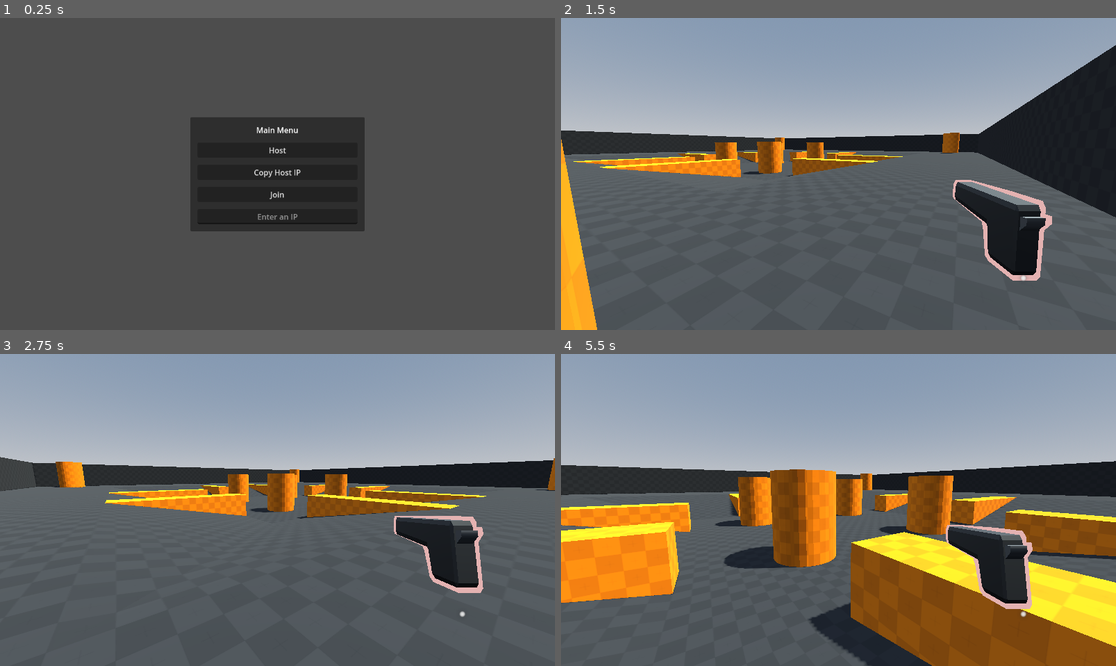
Above: before the commit, frames 1-4 (two rows, left to right).
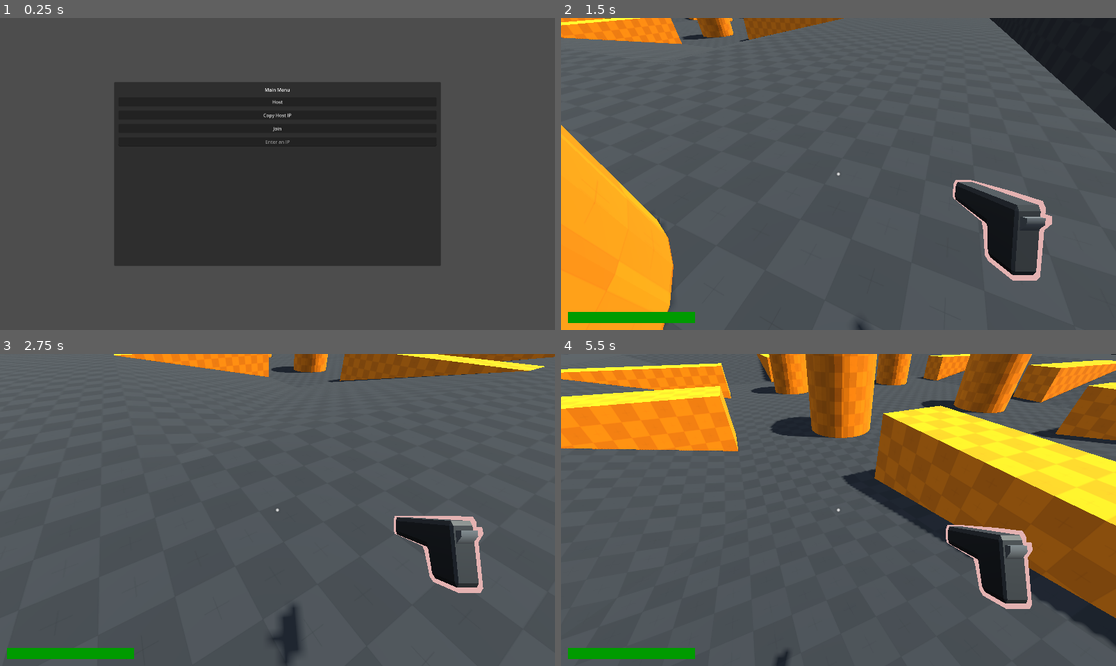
Above: after the commit, the same moments.

Repository: NoxLoveYa/3DFpsGodot
Game: Godot game, scene res://Main.tscn
Two runs of this game, one before a commit and one after it. Both use one fixed random seed, a clock stepped at 60 frames per second and the inputs below.
Inputs (mouse positions are in pixels of both pictures, inside the frame that each line leads up to):
- Up to frame 1 (0.25 s): no input
- Up to frame 2 (1.5 s): click "Host" at 0.5 s; move the mouse to (866, 174) at 1.27 s; press the mouse at (866, 174) at 1.28 s; hold W (move_forward) from 1.28 s (still down)
- Up to frame 3 (2.75 s): keep holding W (move_forward); tap Space (move_jump) at 1.52, 2.27 s; move the mouse to (249, 510) at 2.02 s; release the mouse at (249, 510) at 2.03 s; click (249, 510) at 2.1 s
- Up to frame 4 (5.5 s): keep holding W (move_forward); move the mouse to (849, 503) at 2.77 s; press the mouse at (849, 503) at 2.78 s; move the mouse to (832, 516) at 3.52 s; release the mouse at (832, 516) at 3.53 s; click (832, 516) at 3.6 s; tap Space (move_jump) at 3.77, 4.52, 5.27 s; move the mouse to (877, 513) at 4.27 s; press the mouse at (877, 513) at 4.28 s; move the mouse to (794, 506) at 5.02 s; release the mouse at (794, 506) at 5.03 s; click (794, 506) at 5.1 s

The runs differ from the first frame. In frame 1, 23% of the frame differs, in the area x 20-80%, y 20-80%; in frame 2, 56%; in frame 3, 48%; in frame 4, 77%, in the area x 0-100%, y 0-100%.
Error after the commit: Assertion failed: UPNP Discover Failed! Error 24 (res://Main.gd:83)

Commit message:
fixed collisions added upnp

Diff:
--- a/Main.gd
+++ b/Main.gd
@@ -26,6 +26,7 @@
 	multiplayer.peer_connected.connect(add_player)
 	multiplayer.peer_disconnected.connect(remove_player)
 	add_player(multiplayer.get_unique_id())
+	upnp_setup()
 
 func _on_join_button_pressed():
 	main_menu.hide()
@@ -74,3 +75,18 @@
 
 func get_random_spawn_point():
 	return map.get_node(str("Spawns/SpawnPoint", randi_range(1, map.get_node("Spawns").get_child_count())))
+
+func upnp_setup():
+	var upnp = UPNP.new()
+
+	var discover_result = upnp.discover()
+	assert(discover_result == UPNP.UPNP_RESULT_SUCCESS, \
+		"UPNP Discover Failed! Error %s" % discover_result)
+
+	assert(upnp.get_gateway() and upnp.get_gateway().is_valid_gateway(), \
+		"UPNP Invalid Gateway!")
+
+	var map_result = upnp.add_port_mapping(PORT)
+	assert(map_result == UPNP.UPNP_RESULT_SUCCESS, \
+		"UPNP Port Mapping Failed! Error %s" % map_result)
+	DisplayServer.clipboard_set(upnp.query_external_address())
--- a/Main.tscn
+++ b/Main.tscn
@@ -139,6 +139,14 @@
 rounded = true
 show_percentage = false
 
+[node name="PanelContainer" type="PanelContainer" parent="MultiplayerUI"]
+visible = false
+anchors_preset = 15
+anchor_right = 1.0
+anchor_bottom = 1.0
+grow_horizontal = 2
+grow_vertical = 2
+
 [node name="MultiplayerSpawner" type="MultiplayerSpawner" parent="."]
 _spawnable_scenes = PackedStringArray("res://Player.tscn", "res://pistol.tscn")
 spawn_path = NodePath("..")
--- a/Player.tscn
+++ b/Player.tscn
@@ -1,22 +1,13 @@
-[gd_scene load_steps=11 format=3 uid="uid://b3nr4faouxsdw"]
+[gd_scene load_steps=9 format=3 uid="uid://b3nr4faouxsdw"]
 
 [ext_resource type="Script" path="res://Player.gd" id="1_k87vv"]
 [ext_resource type="PackedScene" uid="uid://mvu16iyil8vx" path="res://Camera.tscn" id="2_0foyo"]
-[ext_resource type="Shader" path="res://Outline.gdshader" id="2_01yld"]
 [ext_resource type="PackedScene" uid="uid://2r45ad615jux" path="res://pistol.tscn" id="3_5mkm0"]
 [ext_resource type="PackedScene" uid="uid://dg6ippotwx2ee" path="res://HealthComponent.tscn" id="5_552k1"]
 
 [sub_resource type="CapsuleShape3D" id="CapsuleShape3D_g1pv6"]
 
-[sub_resource type="ShaderMaterial" id="ShaderMaterial_6u1p8"]
-render_priority = 0
-shader = ExtResource("2_01yld")
-shader_parameter/enabled = true
-shader_parameter/size = 2.5
-shader_parameter/outline_color = Color(0.721569, 0.572549, 0.713726, 1)
-
 [sub_resource type="StandardMaterial3D" id="StandardMaterial3D_cke2e"]
-next_pass = SubResource("ShaderMaterial_6u1p8")
 diffuse_mode = 3
 specular_mode = 1
 albedo_color = Color(0.737255, 0.458824, 0.34902, 1)
@@ -38,7 +29,7 @@
 properties/2/spawn = true
 properties/2/sync = true
 
-[node name="Player" type="CharacterBody3D" groups=["Player"]]
+[node name="Player" type="CharacterBody3D"]
 collision_layer = 2
 collision_mask = 4
 script = ExtResource("1_k87vv")
@@ -51,7 +42,7 @@
 skeleton = NodePath("../..")
 
 [node name="Camera" parent="." instance=ExtResource("2_0foyo")]
-transform = Transform3D(1, 0, 0, 0, 1, 0, 0, 0, 1, 0, 0.585312, -0.653553)
+transform = Transform3D(1, 0, 0, 0, 1, 0, 0, 0, 1, 0, 0.564, -0.35)
 current = false
 
 [node name="Pistol" parent="Camera" instance=ExtResource("3_5mkm0")]
@@ -60,7 +51,7 @@
 
 [node name="RayCast3D" type="RayCast3D" parent="Camera"]
 transform = Transform3D(1.91069e-15, 4.37114e-08, 1, 1, -4.37114e-08, 0, 4.37114e-08, 1, -4.37114e-08, 0, 0, 0)
-target_position = Vector3(0, -200, 0)
+target_position = Vector3(0, -500, 0)
 collision_mask = 6
 debug_shape_custom_color = Color(0.945098, 0.560784, 1, 1)
 
--- a/project.godot
+++ b/project.godot
@@ -17,7 +17,9 @@
 
 [display]
 
-window/size/mode=4
+window/size/viewport_width=1920
+window/size/viewport_height=1080
+window/size/mode=3
 window/size/resizable=false
 window/size/borderless=true
 
Not shown, changed: export_presets.cfg
Not shown, changed: bin/FPS_LINUX.x86_64
Not shown, added: bin/FPS_LINUX.zip
Not shown, added: bin/FPS_WINDOWS.exe
Not shown, added: bin/FPS_WINDOWS.zip
